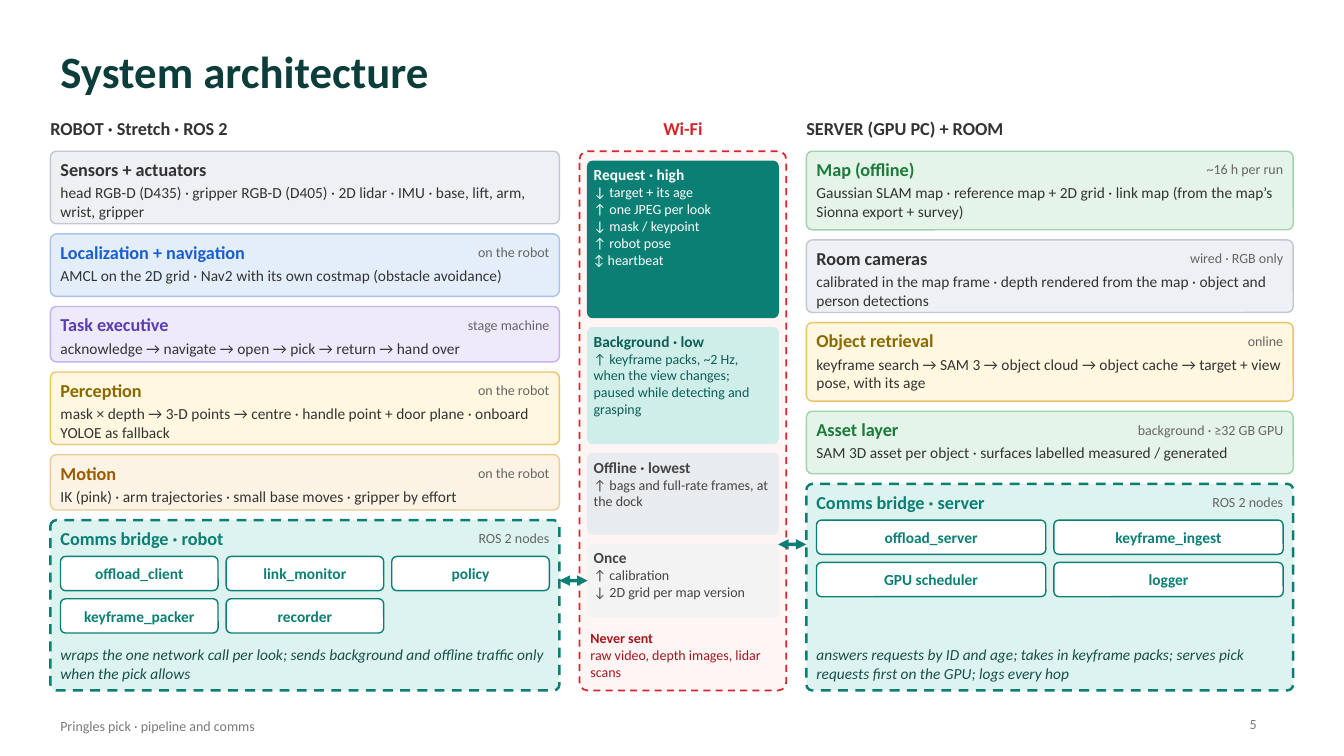
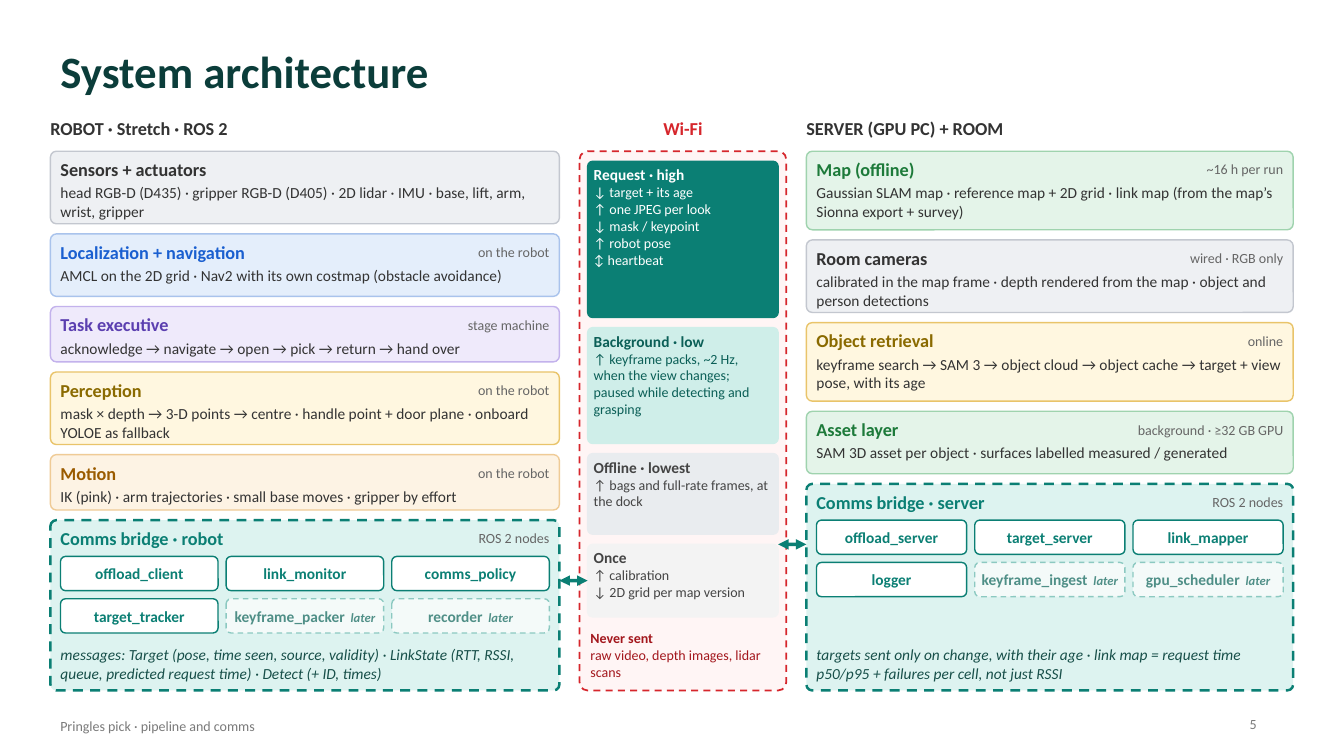
Before and after one commit to jorichee14/Others, a slide deck: slide 5 of value_scheduling/docs/Pringles_Pipeline_Architecture.pptx. Drawn at 1344x756 pixels with LibreOffice and Linux fonts; fonts in the diff are those of the drawing. Boxes give left, top, right and bottom in pixels: in the first picture for what was removed or moved away, otherwise in the second. Text is boxed around its words. In the diff, an @@ line names an element or a change of style, - is before the commit and + after.

```diff
--- a/value_scheduling/docs/Pringles_Pipeline_Architecture.pptx
+++ b/value_scheduling/docs/Pringles_Pipeline_Architecture.pptx
@@ rounded rectangle "offload_server": place and size @@
-rounded rectangle "offload_server" at [817,520,1046,555]
+rounded rectangle "offload_server" at [817,520,967,555]
@@ rounded rectangle added at [975,520,1125,555], fill #FFFFFF, outline #0B7F74 1 pt, 11 pt, text #0B7F74, bold @@
+target_server
@@ rounded rectangle added at [1133,520,1284,555], fill #FFFFFF, outline #0B7F74 1 pt, 11 pt, text #0B7F74, bold @@
+link_mapper
@@ text in rounded rectangle at [425,568,516,582]: text changed @@
-policy
+comms_policy
@@ rounded rectangle "logger": place and size @@
-rounded rectangle "logger" at [1055,563,1284,597]
+rounded rectangle "logger" at [817,563,967,597]
@@ rounded rectangle "keyframe_ingest later": place and size @@
-rounded rectangle "keyframe_ingest later" at [1055,520,1284,555]
+rounded rectangle "keyframe_ingest later" at [975,563,1125,597]
@@ fill #FFFFFF to #F4FAF9; outline #0B7F74 1 pt to #8CC9C1 1 pt dashed in 4 elements at [226,599,383,633], [975,563,1125,597], [392,599,549,633], [1133,563,1284,597] @@
@@ rounded rectangle "gpu_scheduler later": place and size @@
-rounded rectangle "gpu_scheduler later" at [817,563,1046,597]
+rounded rectangle "gpu_scheduler later" at [1133,563,1284,597]
@@ rounded rectangle added at [60,599,218,633], fill #FFFFFF, outline #0B7F74 1 pt, 11 pt, text #0B7F74, bold @@
+target_tracker
@@ rounded rectangle "keyframe_packer later": place and size @@
-rounded rectangle "keyframe_packer later" at [60,599,218,633]
+rounded rectangle "keyframe_packer later" at [226,599,383,633]
@@ rounded rectangle "recorder later": place and size @@
-rounded rectangle "recorder later" at [226,599,383,633]
+rounded rectangle "recorder later" at [392,599,549,633]
@@ text in rounded rectangle at [982,574,1118,588]: text changed; text colour #0B7F74 to #4F8F87 @@
-keyframe_ingest
+keyframe_ingest later
@@ text in rounded rectangle at [1146,574,1271,588]: text changed; text colour #0B7F74 to #4F8F87 @@
-GPU scheduler
+gpu_scheduler later
@@ text in rounded rectangle at [235,611,376,625]: text changed; text colour #0B7F74 to #4F8F87 @@
-keyframe_packer
+keyframe_packer later
@@ text in rounded rectangle at [428,611,513,622]: text changed; text colour #0B7F74 to #4F8F87 @@
-recorder
+recorder later
@@ text at [60,649,514,682]: text changed @@
-wraps the one network call per look; sends background and offline traffic only when the pick allows
+messages: Target (pose, time seen, source, validity) · LinkState (RTT, RSSI, queue, predicted request time) · Detect (+ ID, times)
@@ text at [816,649,1241,682]: text changed @@
-answers requests by ID and age; takes in keyframe packs; serves pick requests first on the GPU; logs every hop
+targets sent only on change, with their age · link map = request time p50/p95 + failures per cell, not just RSSI
```
Also in this commit, not shown: 1 other slide changed, 1 other file.
